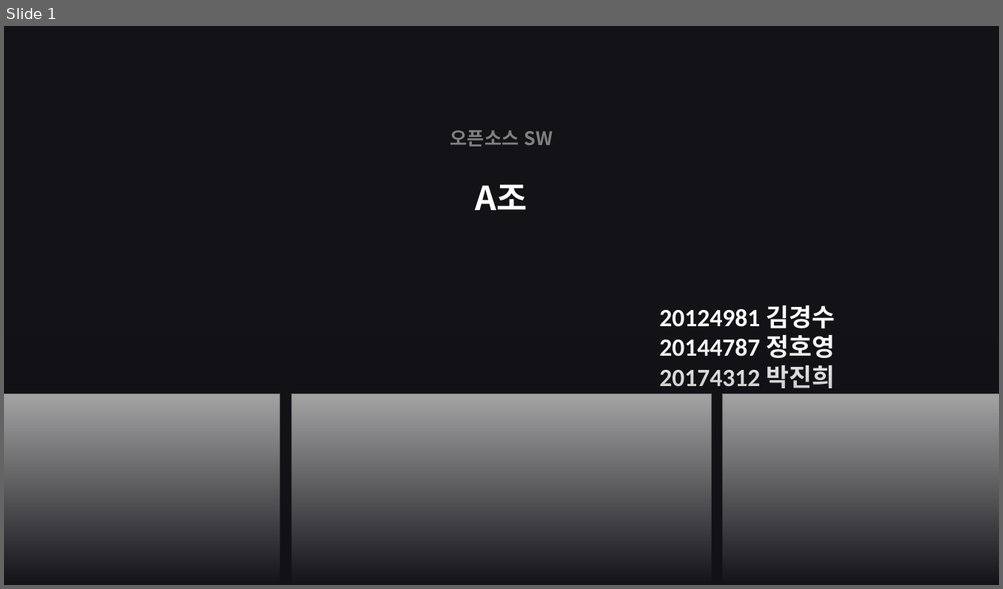
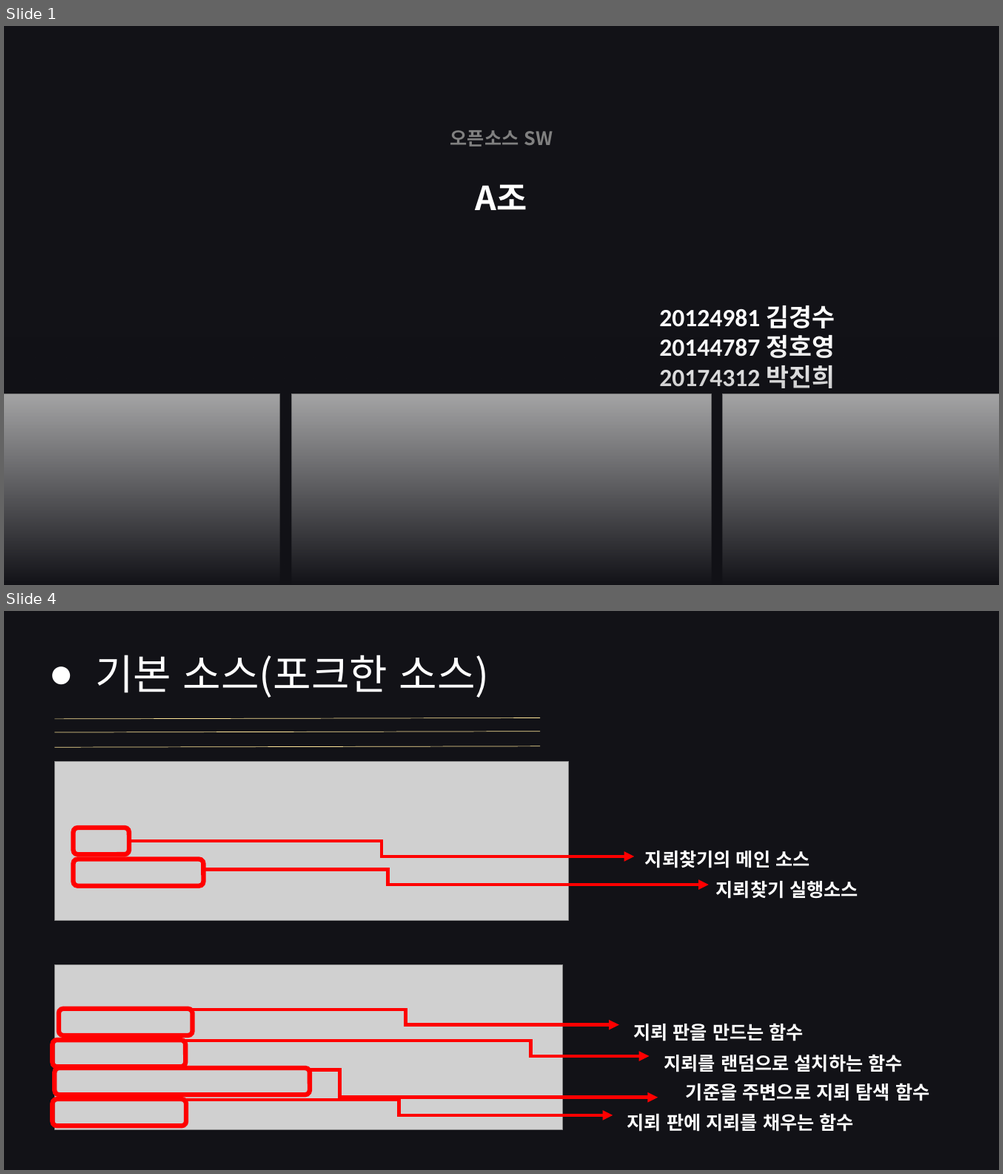
Before and after one commit to JungHoYoung/OSS_A, a slide deck: OSS_A조 - MineSweeper.pptx. Shown one above the other, each under a label of ours: slide 1 before the commit, slides 1 and 4 after it; the slides between them are not shown. The pictures are 1003x589 and 1003x1174 pixels, drawn with LibreOffice and Linux fonts; fonts in the diff are those of the drawing; grey boxes stand for pictures. Boxes give left, top, right and bottom in pixels: in the first picture for what was removed or moved away, otherwise in the second. Text is boxed around its words. In the diff, an @@ line names an element or a change of style, - is before the commit and + after.

```diff
--- a/OSS_A조 - MineSweeper.pptx
+++ b/OSS_A조 - MineSweeper.pptx
@@ slide 4 added at (x1=4, y1=611, x2=999, y2=1170), background #FFFFFF; not listed: 1 template element that a slide beside it also shows @@
@@ text added at (x1=95, y1=655, x2=489, y2=698), 40 pt, text #FFFFFF @@
+  ● 기본 소스(포크한 소스)
@@ line added from (55, 719) to (540, 718), #FFE699 0.5 pt @@
@@ line added from (55, 732) to (540, 731), #FFE699 0.5 pt @@
@@ line added from (55, 748) to (540, 746), #FFE699 0.5 pt @@
@@ picture added at (x1=55, y1=762, x2=569, y2=920) @@
@@ rounded rectangle added at (x1=74, y1=828, x2=129, y2=855), outline #FF0000 4.5 pt @@
@@ elbow arrow added from (129, 842) to (634, 857), #FF0000 3.25 pt @@
@@ text added at (x1=645, y1=851, x2=809, y2=869), 18 pt, text #FFFFFF, bold @@
+지뢰찾기의 메인 소스
@@ rounded rectangle added at (x1=74, y1=860, x2=203, y2=886), outline #FF0000 4.5 pt @@
@@ elbow arrow added from (203, 870) to (708, 885), #FF0000 3.25 pt @@
@@ text added at (x1=716, y1=881, x2=858, y2=899), 18 pt, text #FFFFFF, bold @@
+지뢰찾기 실행소스
@@ picture added at (x1=55, y1=965, x2=563, y2=1130) @@
@@ rounded rectangle added at (x1=59, y1=1009, x2=192, y2=1037), outline #FF0000 4.5 pt @@
@@ elbow arrow added from (192, 1010) to (619, 1025), #FF0000 3.25 pt @@
@@ text added at (x1=633, y1=1023, x2=803, y2=1042), 18 pt, text #FFFFFF, bold @@
+지뢰 판을 만드는 함수
@@ rounded rectangle added at (x1=53, y1=1041, x2=185, y2=1068), outline #FF0000 4.5 pt @@
@@ elbow arrow added from (185, 1042) to (649, 1056), #FF0000 3.25 pt @@
@@ text added at (x1=663, y1=1054, x2=902, y2=1073), 18 pt, text #FFFFFF, bold @@
+지뢰를 랜덤으로 설치하는 함수
@@ rounded rectangle added at (x1=55, y1=1068, x2=310, y2=1095), outline #FF0000 4.5 pt @@
@@ elbow arrow added from (307, 1071) to (657, 1098), #FF0000 3.25 pt @@
@@ text added at (x1=686, y1=1083, x2=929, y2=1102), 18 pt, text #FFFFFF, bold @@
+기준을 주변으로 지뢰 탐색 함수
@@ rounded rectangle added at (x1=53, y1=1099, x2=186, y2=1127), outline #FF0000 4.5 pt @@
@@ elbow arrow added from (185, 1100) to (613, 1116), #FF0000 3.25 pt @@
@@ text added at (x1=627, y1=1113, x2=854, y2=1132), 18 pt, text #FFFFFF, bold @@
+지뢰 판에 지뢰를 채우는 함수
```
Also in this commit, not shown: 8 other slides added, 1 slide removed.
